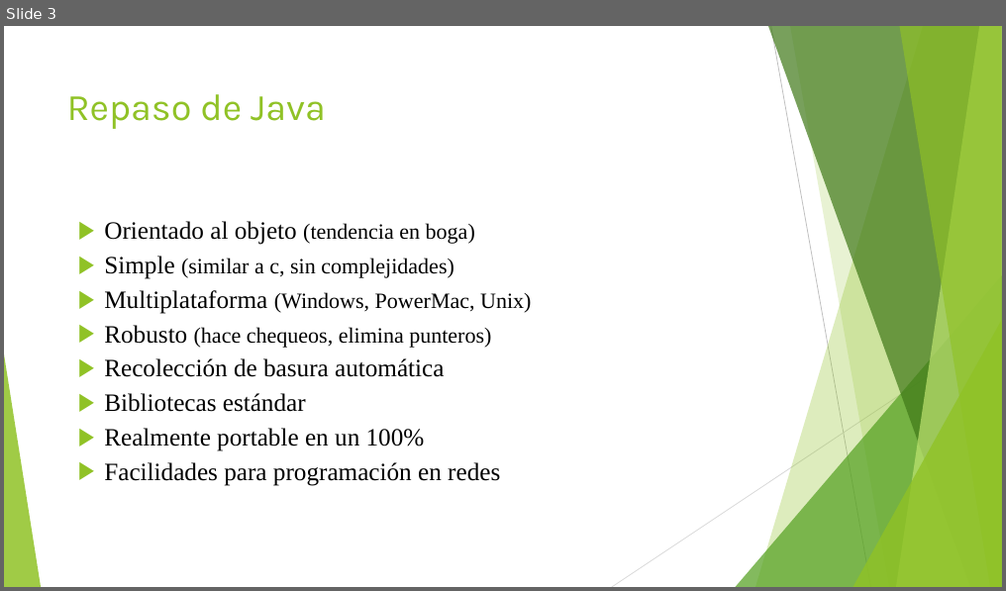
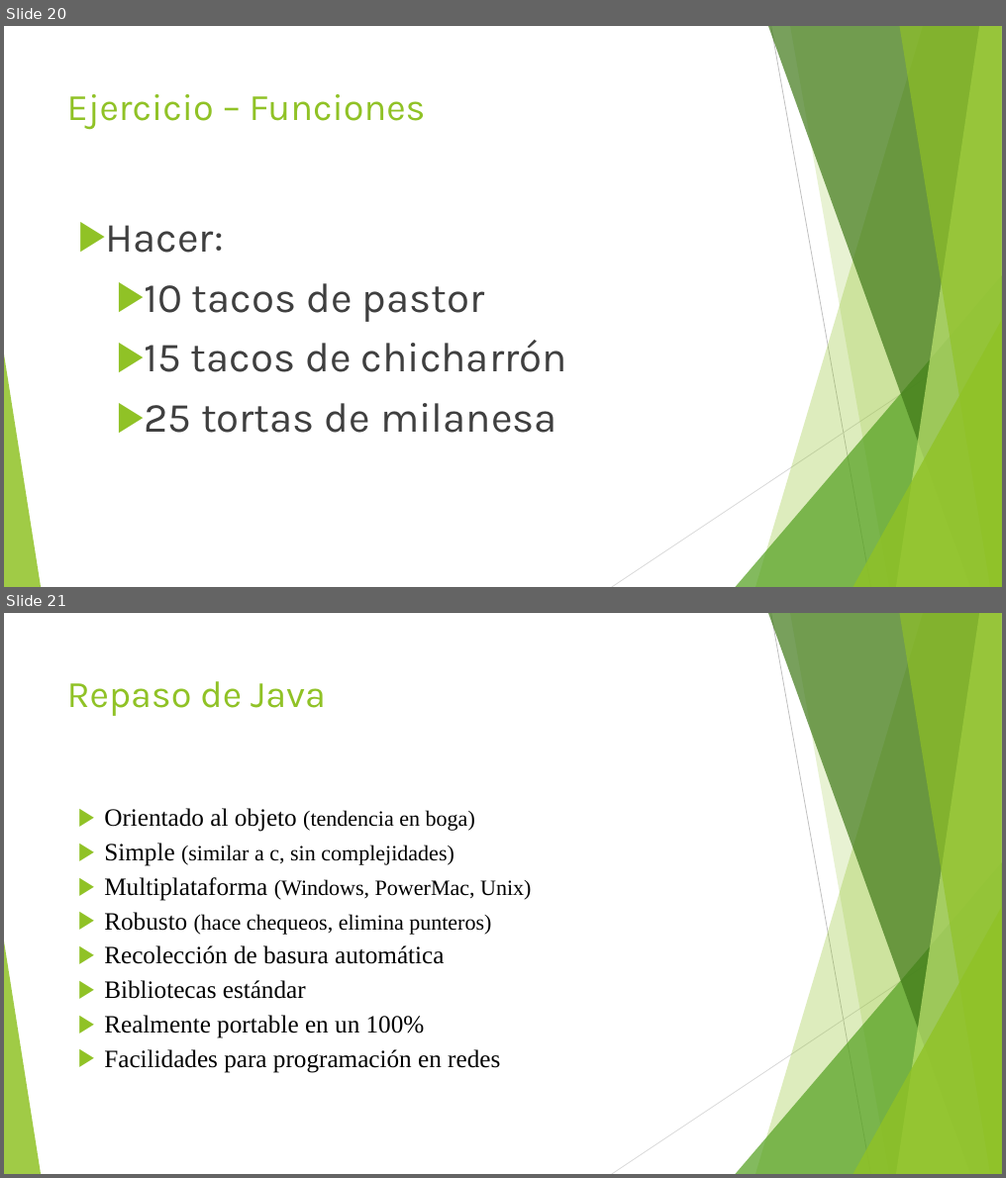
Before and after one commit to jomarnavarro/basicJava, a slide deck: Selenium, session 2.pptx. Shown one above the other, each under a label of ours: slide 3 before the commit, slides 20 and 21 after it. The pictures are 1006x591 and 1006x1178 pixels, drawn with LibreOffice and Linux fonts; fonts in the diff are those of the drawing. Boxes give left, top, right and bottom in pixels: in the first picture for what was removed or moved away, otherwise in the second. Text is boxed around its words. In the diff, an @@ line names an element or a change of style, - is before the commit and + after.

```diff
--- a/Selenium, session 2.pptx
+++ b/Selenium, session 2.pptx
@@ slide 20 added at (x1=4, y1=26, x2=1002, y2=587), background #FFFFFF; not listed: 10 template elements that a slide beside it also shows @@
@@ title added at (x1=67, y1=94, x2=426, y2=130), 36 pt, text #90C226 @@
+Ejercicio – Funciones
@@ text added at (x1=106, y1=225, x2=567, y2=433), 40 pt, text #3F3F3F @@
+▶ Hacer:
+  ▶ 10 tacos de pastor
+  ▶ 15 tacos de chicharrón
+  ▶ 25 tortas de milanesa
@@ what was slide 3 is now slide 21 @@
```
Also in this commit, not shown: 18 other slides added, 1 slide removed.
